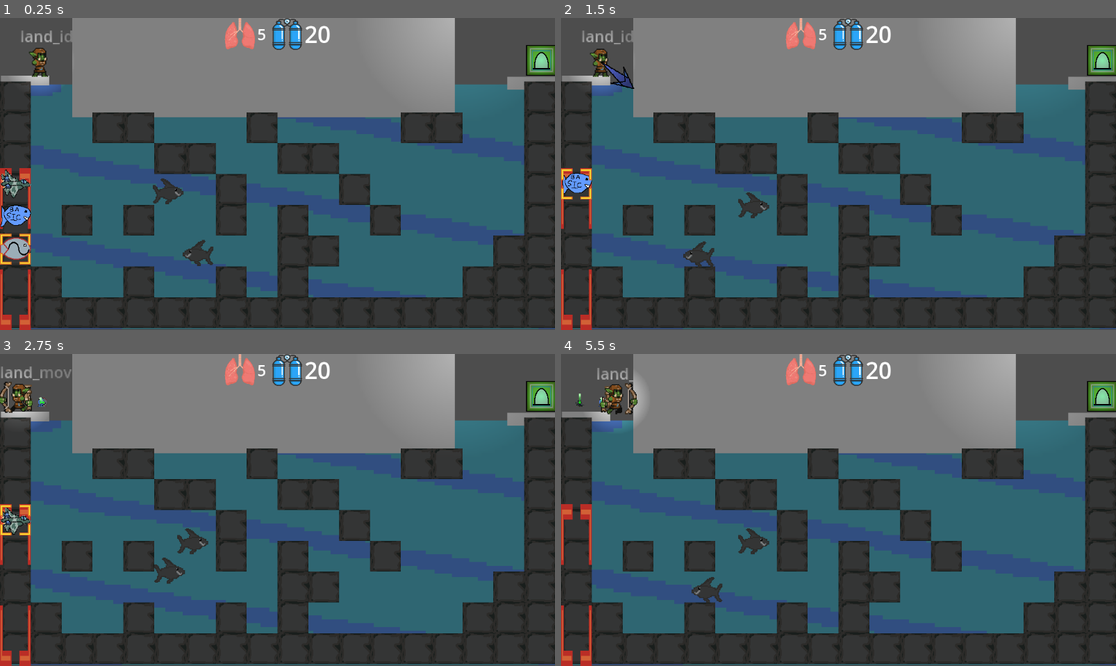
Above: before the commit, frames 1-4 (two rows, left to right).
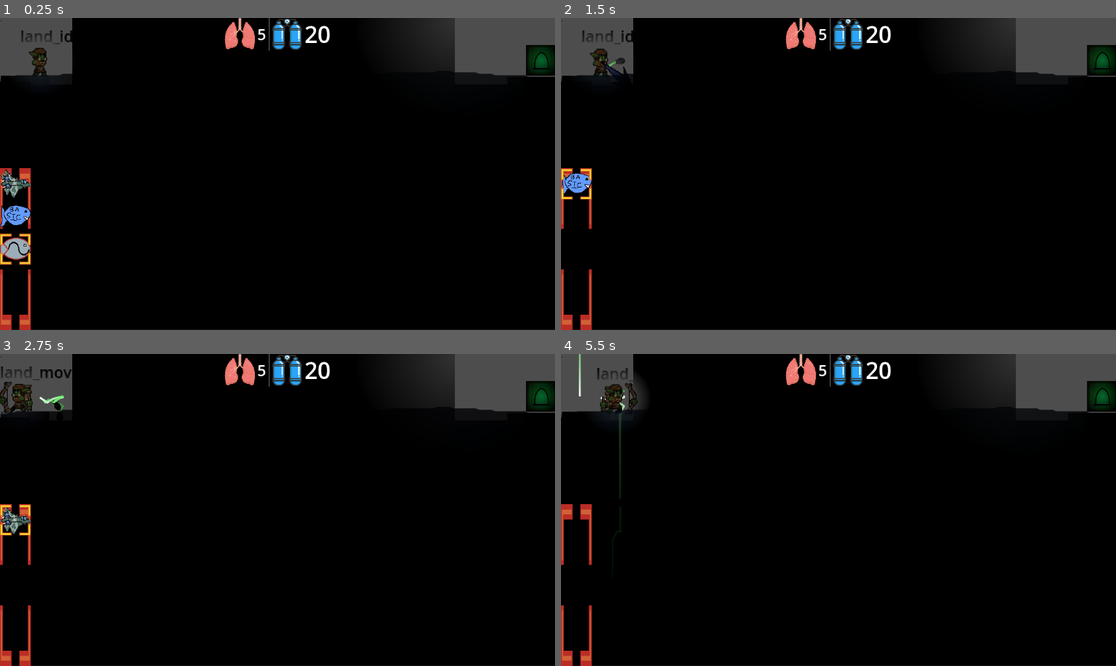
Above: after the commit, the same moments.

Repository: LuBolin/CaveDiver
Game: Godot game, scene res://levels/sandbox.tscn
Two runs of this game, one before a commit and one after it. Both use one fixed random seed, a clock stepped at 60 frames per second and the inputs below.
Inputs (mouse positions are in pixels of both pictures, inside the frame that each line leads up to):
- Up to frame 1 (0.25 s): no input
- Up to frame 2 (1.5 s): tap Enter at 0.5 s; drag from (577, 248) to (838, 208) at 0.52 s; drag from (727, 189) to (838, 208) at 1.27 s
- Up to frame 3 (2.75 s): move the mouse to (333, 441) at 2.02 s; hold A (move_left) from 2.03 s (still down); tap 3 at 2.1 s
- Up to frame 4 (5.5 s): release A (move_left) at 2.75 s; drag from (810, 572) to (577, 391) at 2.77 s; move the mouse to (1005, 556) at 3.52 s; hold D (move_right) 3.53-4.25 s; tap 2 at 3.6 s; tap Space (jump) at 3.77 s; drag from (672, 463) to (766, 591) at 4.27 s; move the mouse to (866, 510) at 5.02 s; hold D (move_right) from 5.03 s (still down); tap 1 at 5.1 s; click (866, 510) at 5.17 s

The runs differ from the first frame. In frame 1, 93% of the frame differs, in the area x 0-100%, y 0-100%; in frame 2, 93%; in frame 3, 94%; in frame 4, 94%.
Error in both runs: Cannot call method 'overlaps_area' on a null value. (res://objects/player/Player.gd:38)

Commit message:
water overlay shaders

Diff:
--- a/levels/sandbox.tscn
+++ b/levels/sandbox.tscn
@@ -11,6 +11,8 @@
 [ext_resource type="PackedScene" uid="uid://bklcldpxvdiad" path="res://objects/fish/sinusoidalfish.tscn" id="7_0wkr4"]
 [ext_resource type="PackedScene" uid="uid://5g0gkvddwhcs" path="res://objects/escape/Escape.tscn" id="8_xe23b"]
 [ext_resource type="Texture2D" uid="uid://bteqkxejmlhbm" path="res://resources/sprites/light_circle.png" id="11_sqdqe"]
+[ext_resource type="Material" uid="uid://d0yt0pah0id4y" path="res://objects/terrain/water_shader.tres" id="12_4n35g"]
+[ext_resource type="Texture2D" uid="uid://cqrwicjmdivmc" path="res://resources/sprites/overlay.png" id="13_rvrs4"]
 
 [sub_resource type="RectangleShape2D" id="RectangleShape2D_ia8c6"]
 size = Vector2(1152, 512)
@@ -126,9 +128,20 @@
 [node name="AmmoPouch" parent="Player/CanvasLayer" index="0"]
 initial_fishes = Array[PackedScene]([ExtResource("5_v5wh8"), ExtResource("6_gsmd7"), ExtResource("7_0wkr4")])
 
+[node name="Water_Shader" type="TextureRect" parent="."]
+z_index = 500
+z_as_relative = false
+material = ExtResource("12_4n35g")
+offset_left = -575.0
+offset_top = -319.0
+offset_right = 577.0
+offset_bottom = 329.0
+texture = ExtResource("13_rvrs4")
+
 [node name="Darkness" type="DirectionalLight2D" parent="."]
+z_index = 1000
+z_as_relative = false
 color = Color(0, 0, 0, 1)
-energy = 0.5
 blend_mode = 2
 shadow_enabled = true
 
--- a/objects/fish/basicfish.tscn
+++ b/objects/fish/basicfish.tscn
@@ -19,6 +19,9 @@
 colors = PackedColorArray(1, 1, 1, 1, 0, 1, 0, 0.231373)
 
 [node name="BasicFish" type="CharacterBody2D" node_paths=PackedStringArray("fish_type", "sprite", "fish_trail")]
+top_level = true
+z_index = 50
+z_as_relative = false
 collision_layer = 2
 script = ExtResource("1_0ih44")
 fish_type = NodePath("FishType")
@@ -39,6 +42,7 @@
 
 [node name="Trail" type="Line2D" parent="."]
 top_level = true
+z_index = 40
 z_as_relative = false
 material = SubResource("CanvasItemMaterial_4ngiv")
 width = 4.0
--- a/objects/fish/fish-scripts/Fish.gd
+++ b/objects/fish/fish-scripts/Fish.gd
@@ -63,7 +63,7 @@
 
 func move(delta) -> void:
 	var v = movement_function.call(velocity, delta)
-	v = gravity_adjust(v)
+	v = gravity_adjust(v, delta)
 	var collision : KinematicCollision2D = move_and_collide(v * delta)
 	if (collision and live):
 		collision_function.call(collision)
@@ -76,9 +76,9 @@
 	return Vector2(0, -20)
 
 var gravity : Vector2 = Vector2(0, 0)
-func gravity_adjust(v : Vector2) -> Vector2:
+func gravity_adjust(v : Vector2, delta) -> Vector2:
 	if (not in_water()):
-		gravity += Vector2(0, 10)
+		gravity += Vector2(0, 10) * delta
 		v = velocity + gravity
 		velocity = v.normalized() * speed
 	else:
--- a/objects/fish/jetfish.tscn
+++ b/objects/fish/jetfish.tscn
@@ -19,6 +19,9 @@
 colors = PackedColorArray(1, 1, 1, 1, 0, 1, 0, 0.231373)
 
 [node name="Jetfish" type="CharacterBody2D" node_paths=PackedStringArray("fish_type", "sprite", "fish_trail")]
+top_level = true
+z_index = 50
+z_as_relative = false
 collision_layer = 2
 script = ExtResource("1_t2ylc")
 fish_type = NodePath("FishType")
@@ -39,6 +42,7 @@
 
 [node name="Trail" type="Line2D" parent="."]
 top_level = true
+z_index = 40
 z_as_relative = false
 material = SubResource("CanvasItemMaterial_ayb8a")
 width = 4.0
--- a/objects/fish/sinusoidalfish.tscn
+++ b/objects/fish/sinusoidalfish.tscn
@@ -19,6 +19,9 @@
 colors = PackedColorArray(1, 1, 1, 1, 0, 1, 0, 0.231373)
 
 [node name="Sinusoidalfish" type="CharacterBody2D" node_paths=PackedStringArray("fish_type", "sprite", "fish_trail")]
+top_level = true
+z_index = 50
+z_as_relative = false
 collision_layer = 2
 script = ExtResource("1_7tkhu")
 fish_type = NodePath("FishType")
@@ -39,6 +42,7 @@
 
 [node name="Trail" type="Line2D" parent="."]
 top_level = true
+z_index = 40
 z_as_relative = false
 material = SubResource("CanvasItemMaterial_3e1sf")
 width = 4.0
--- a/objects/player/player.tscn
+++ b/objects/player/player.tscn
@@ -24,6 +24,7 @@
 
 [node name="Player" type="CharacterBody2D"]
 z_index = 100
+z_as_relative = false
 scale = Vector2(2, 2)
 collision_layer = 2
 script = ExtResource("1_kiu2d")
--- /dev/null
+++ b/objects/terrain/water_shader.gdshader
@@ -0,0 +1,28 @@
+shader_type canvas_item;
+
+varying vec2 globalposition;
+void vertex(){
+    globalposition = (MODEL_MATRIX * vec4(VERTEX, 0.0, 1.0)).xy;
+}
+
+
+const vec4 base_color = vec4(0.1, 0.2, 0.3, 0.8); // Dark bluish color, feel free to adjust
+
+void fragment() {
+    vec2 uv = globalposition / 32.0;
+    vec4 original = texture(TEXTURE, UV); // Sample the texture to get the original color and alpha
+    if (original.a < 0.01) {
+        discard;
+    }
+
+    float noise = 0.2;
+    noise = mix(-0.05, 0.05, noise); // Scale noise impact
+
+    // Sinusoidal wave calculations for calm movements
+    float wave = sin(UV.y * 10.0 + TIME); // Adjust frequency with the multiplication factor
+    wave *= 0.03; // Reducing amplitude for subtlety
+
+    vec4 color = base_color + 3.0 * vec4(noise + wave, noise + wave, noise + wave, 0.0);
+
+    COLOR = color;
+}
--- /dev/null
+++ b/objects/terrain/water_shader.tres
@@ -0,0 +1,6 @@
+[gd_resource type="ShaderMaterial" load_steps=2 format=3 uid="uid://d0yt0pah0id4y"]
+
+[ext_resource type="Shader" path="res://objects/terrain/water_shader.gdshader" id="1_04bv5"]
+
+[resource]
+shader = ExtResource("1_04bv5")
Not shown: 1 places in levels/sandbox.tscn that only renumber resources
Binary file added: resources/sprites/overlay.png
Not shown, added: resources/sprites/overlay.png.import
